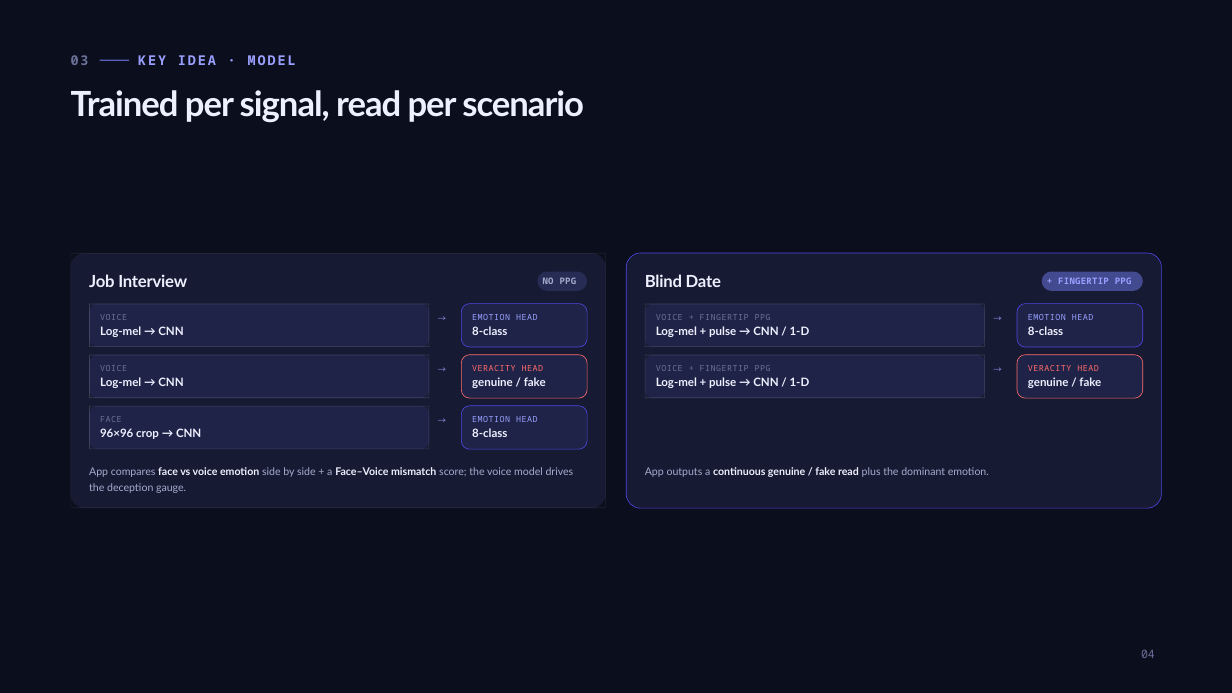
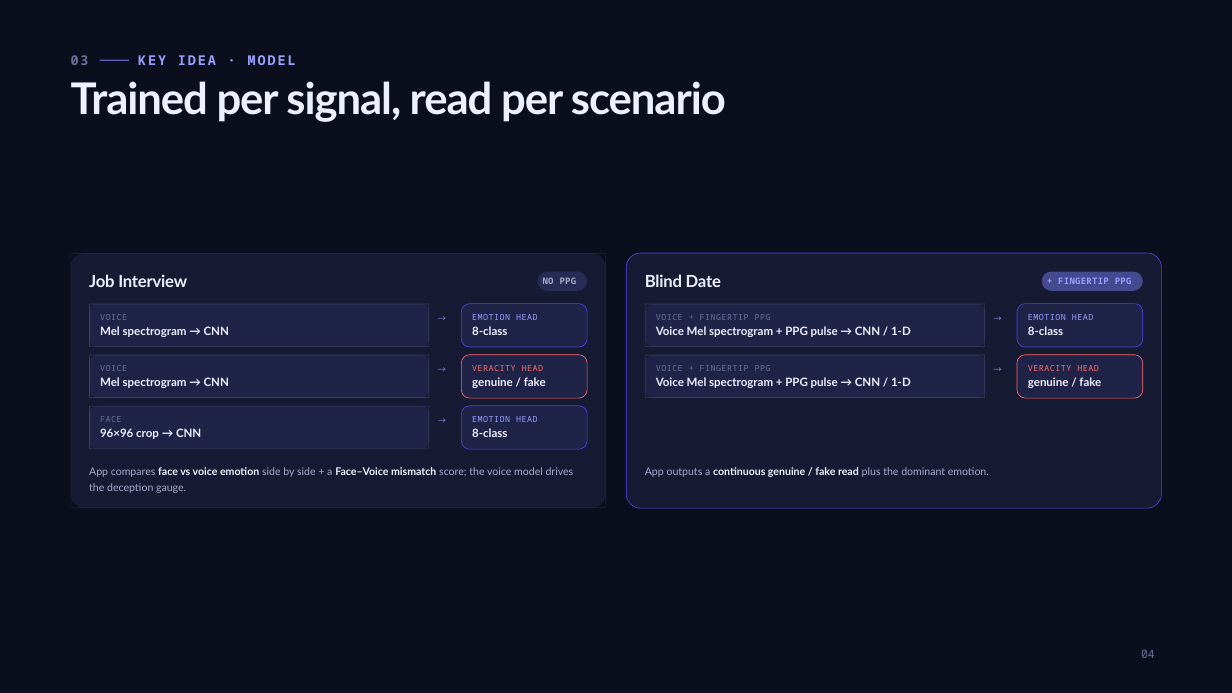
Before and after one commit to JunBye/MCA_Project, a slide deck: slide 4 of Emotion Detector Deck.pptx. Drawn at 1232x693 pixels with LibreOffice and Linux fonts; fonts in the diff are those of the drawing. Boxes give left, top, right and bottom in pixels: in the first picture for what was removed or moved away, otherwise in the second. Text is boxed around its words. In the diff, an @@ line names an element or a change of style, - is before the commit and + after.

```diff
--- a/Emotion Detector Deck.pptx
+++ b/Emotion Detector Deck.pptx
@@ text "Trained per signal, read per ..." at (x1=71, y1=81, x2=726, y2=122): size 40.5 to 51 pt @@
@@ text at (x1=100, y1=326, x2=229, y2=337): text changed @@
-Log-mel → CNN
+Mel spectrogram → CNN
@@ text at (x1=656, y1=326, x2=911, y2=337): text changed @@
-Log-mel + pulse → CNN / 1-D
+Voice Mel spectrogram + PPG pulse → CNN / 1-D
@@ text at (x1=100, y1=377, x2=229, y2=388): text changed @@
-Log-mel → CNN
+Mel spectrogram → CNN
@@ text at (x1=656, y1=377, x2=911, y2=388): text changed @@
-Log-mel + pulse → CNN / 1-D
+Voice Mel spectrogram + PPG pulse → CNN / 1-D
```
Also in this commit, not shown: 3 other slides changed, 1 slide added, 1 slide removed, 56 other files.
